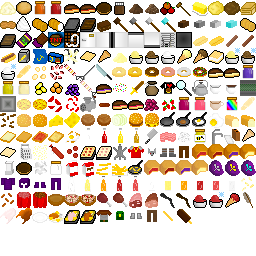
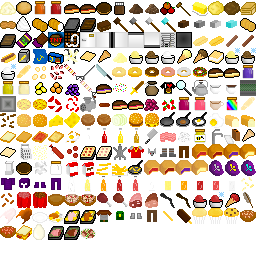
Before/after of a 256x256 layered artwork. What changed in the layer stack:
added layer "Pasted Layer #244" above "Pasted Layer #243" over [80, 228, 96, 239]
added layer "Pasted Layer #243" above "Pasted Layer #242" over [48, 226, 64, 240]
added layer "Pasted Layer #242" above "Pasted Layer #241" over [64, 226, 80, 240]
added layer "Pasted Layer #241" above "Pasted Layer #240" over [33, 224, 45, 240]
added layer "Pasted Layer #240" above "Pasted Layer #239" over [16, 225, 32, 240]
added layer "Pasted Layer #239" above "Pasted Layer #238" over [0, 226, 16, 238]
added layer "Pasted Layer #238" above "Pasted Layer #237" over [240, 210, 256, 222]
added layer "Pasted Layer #237" above "Pasted Layer #236" over [224, 208, 239, 224]
added layer "Pasted Layer #236" above "Pasted Layer #235" over [208, 208, 223, 224]
added layer "Pasted Layer #235" above "Pasted Layer #234" over [192, 208, 207, 224]
